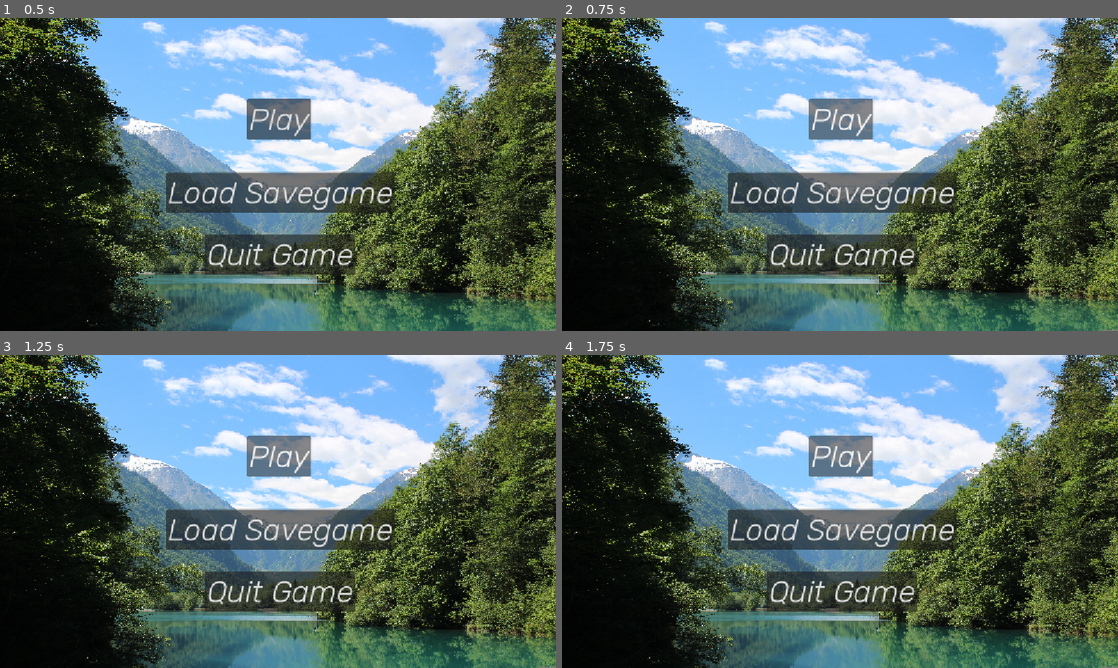
Above: before the commit, frames 1-4 (two rows, left to right).
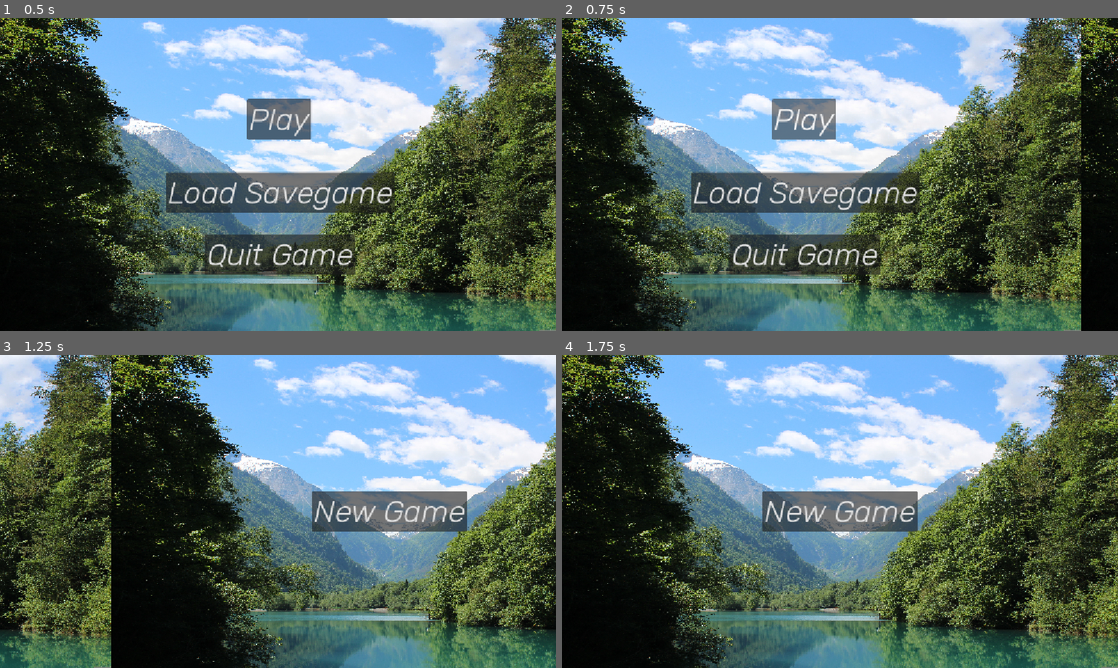
Above: after the commit, the same moments.

Repository: BAJ-Games/StoryGame
Game: Godot game, scene res://scenes/scene_manager.tscn
Same seed, same stepped clock (60 frames per second), same inputs: the game is played once before the commit and once after it. Before the commit the project starts from res://scenes/StartMenu.tscn.
Inputs (mouse positions are in pixels of both pictures, inside the frame that each line leads up to):
- Up to frame 1 (0.5 s): no input
- Up to frame 2 (0.75 s): click "Play" at 0.5 s
- Up to frame 3 (1.25 s): no input
- Up to frame 4 (1.75 s): click (840, 455) at 1.25 s, where only the run before the commit has a clickable "Play"

Frame 1 is identical in both runs. In frame 2, 60% of the frame differs, in the area x 0-100%, y 0-100%; in frame 3, 84%; in frame 4, 9.9%.

Commit message:
Add animated navigation to play menu
Make the scene manager the application entry point and add a play menu scene. Connect the Start Menu's Play button to transition to it with a slide animation.

Diff:
--- a/project.godot
+++ b/project.godot
@@ -11,7 +11,7 @@
 [application]
 
 config/name="StoryGame"
-run/main_scene="uid://3darcfueatu3"
+run/main_scene="uid://dic07jlcv571f"
 config/features=PackedStringArray("4.7", "GL Compatibility")
 config/icon="uid://cbx2pjqk634eq"
 
--- /dev/null
+++ b/scenes/play_menu.tscn
@@ -0,0 +1,35 @@
+[gd_scene format=3 uid="uid://cvpf4vfx0jq6a"]
+
+[ext_resource type="Texture2D" uid="uid://2ai35ftkq2f4" path="res://assets/images/StartMenu.jpg" id="1_3eh7m"]
+[ext_resource type="Theme" uid="uid://lfvc424kv7ea" path="res://assets/themes/ButtonTheme.tres" id="2_ixut7"]
+
+[node name="PlayMenu" type="Control" unique_id=1246489549]
+layout_mode = 3
+anchors_preset = 15
+anchor_right = 1.0
+anchor_bottom = 1.0
+grow_horizontal = 2
+grow_vertical = 2
+
+[node name="TextureRect" type="TextureRect" parent="." unique_id=2001518308]
+layout_mode = 0
+offset_right = 1152.0
+offset_bottom = 648.0
+texture = ExtResource("1_3eh7m")
+expand_mode = 1
+
+[node name="Button" type="Button" parent="." unique_id=1686629842]
+layout_mode = 1
+anchors_preset = 8
+anchor_left = 0.5
+anchor_top = 0.5
+anchor_right = 0.5
+anchor_bottom = 0.5
+offset_left = -161.0
+offset_top = -42.0
+offset_right = 161.0
+offset_bottom = 42.0
+grow_horizontal = 2
+grow_vertical = 2
+theme = ExtResource("2_ixut7")
+text = "New Game"
--- /dev/null
+++ b/scenes/scene_manager.tscn
@@ -0,0 +1,9 @@
+[gd_scene format=3 uid="uid://dic07jlcv571f"]
+
+[ext_resource type="Script" uid="uid://8b402wvl0d24" path="res://script/scene_manager.gd" id="1_we8k5"]
+[ext_resource type="PackedScene" uid="uid://3darcfueatu3" path="res://scenes/start_menu.tscn" id="2_b81s6"]
+
+[node name="SceneManager" type="Node" unique_id=1836874017]
+script = ExtResource("1_we8k5")
+
+[node name="StartMenu" parent="." unique_id=726293355 instance=ExtResource("2_b81s6")]
--- a/scenes/StartMenu.tscn
+++ b/scenes/start_menu.tscn
@@ -65,7 +65,8 @@
 offset_bottom = 208.0
 grow_horizontal = 2
 grow_vertical = 2
-theme = ExtResource("3_fgoeh")
+theme = ExtResource("3_fcv5n")
 text = "Quit Game"
 
+[connection signal="pressed" from="Play" to="." method="_on_play_pressed"]
 [connection signal="pressed" from="Quit" to="." method="_on_quit_pressed"]
--- /dev/null
+++ b/script/scene_manager.gd
@@ -0,0 +1,34 @@
+extends Node
+
+@onready var current_scene = $StartMenu
+
+func change_scene_fluid(next_scene_path: String):
+	# 1. Neue Szene laden und instanziieren
+	var next_scene_resource = load(next_scene_path)
+	var next_scene = next_scene_resource.instantiate()
+
+	# Neue Szene als Kind zum Manager hinzufügen
+	add_child(next_scene)
+
+	# Bildschirmbreite ermitteln
+	var screen_width = get_viewport().get_visible_rect().size.x
+
+	# 2. Die neue Szene rechts außerhalb des sichtbaren Bereichs platzieren
+	next_scene.position.x = screen_width
+
+	# 3. Beide Szenen gleichzeitig per Tween nach links verschieben
+	var tween = create_tween().set_parallel(true) # Aktiviert simultane Animationen
+
+	# Alte Szene schiebt nach links raus
+	tween.tween_property(current_scene, "position:x", -screen_width, 1.0)\
+		.set_trans(Tween.TRANS_QUAD).set_ease(Tween.EASE_IN_OUT)
+
+	# Neue Szene schiebt von rechts rein
+	tween.tween_property(next_scene, "position:x", 0, 1.0)\
+		.set_trans(Tween.TRANS_QUAD).set_ease(Tween.EASE_IN_OUT)
+
+	# 4. Nach dem Wisch: Alte Szene aufräumen
+	tween.chain().tween_callback(func():
+		current_scene.queue_free()
+		current_scene = next_scene # Die neue Szene ist jetzt die aktuelle
+	)
--- a/script/start_menu.gd
+++ b/script/start_menu.gd
@@ -19,3 +19,7 @@
 
 func quit() -> void:
 	get_tree().quit()
+
+
+func _on_play_pressed() -> void:
+	get_parent().change_scene_fluid("res://scenes/play_menu.tscn")
Not shown: 4 places in scenes/start_menu.tscn that only renumber resources
Not shown, added: script/scene_manager.gd.uid
